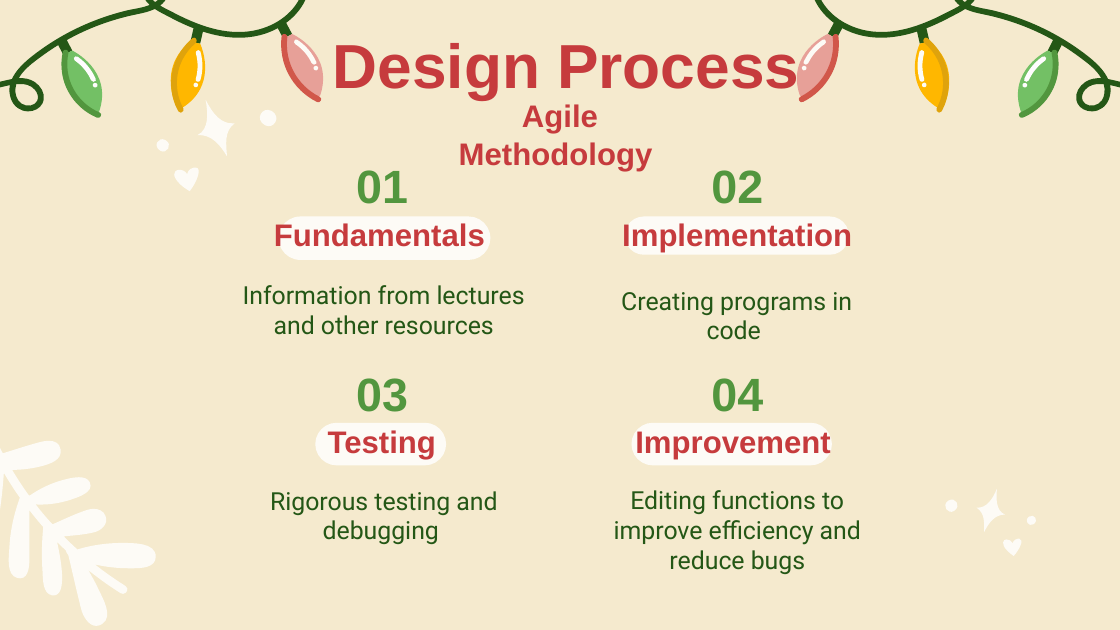
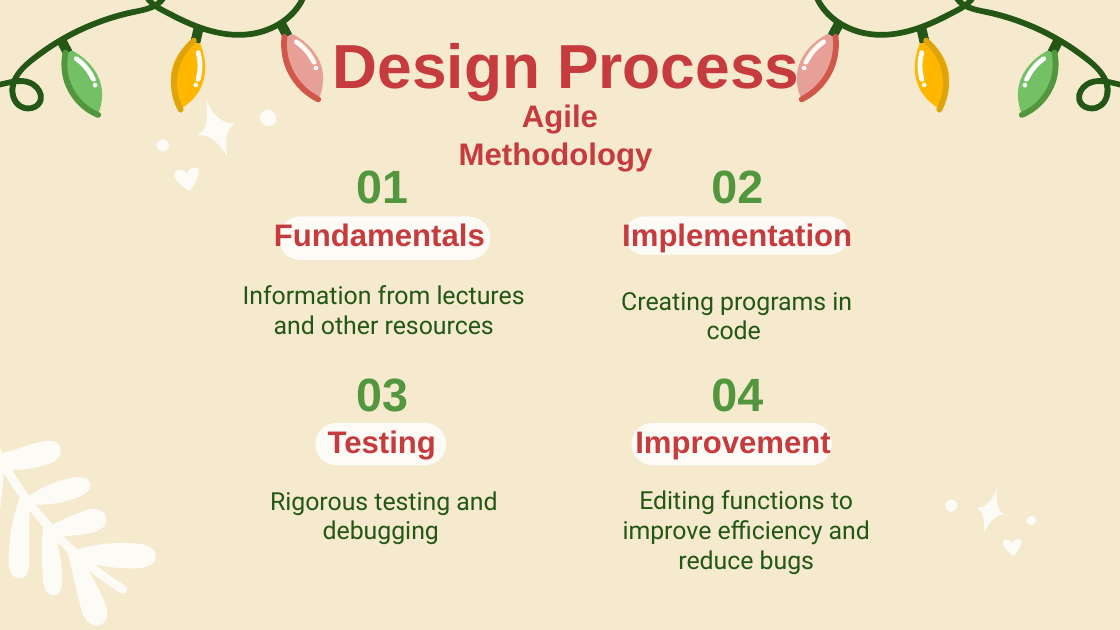
Before and after one commit to SatireSage/Admission-System, a slide deck: slide 2 of projFinal/proj.pptx. Drawn at 1120x630 pixels with LibreOffice and Linux fonts; fonts in the diff are those of the drawing. Boxes give left, top, right and bottom in pixels: in the first picture for what was removed or moved away, otherwise in the second. Text is boxed around its words. In the diff, an @@ line names an element or a change of style, - is before the commit and + after.

```diff
--- a/projFinal/proj.pptx
+++ b/projFinal/proj.pptx
@@ text "Editing functions to improve efficiency ...": place and size @@
-text "Editing functions to improve efficiency ..." at <box>614,490,861,574</box>
+text "Editing functions to improve efficiency ..." at <box>623,490,870,574</box>
```
Also in this commit, not shown: 5 other slides changed, 2 other files.
